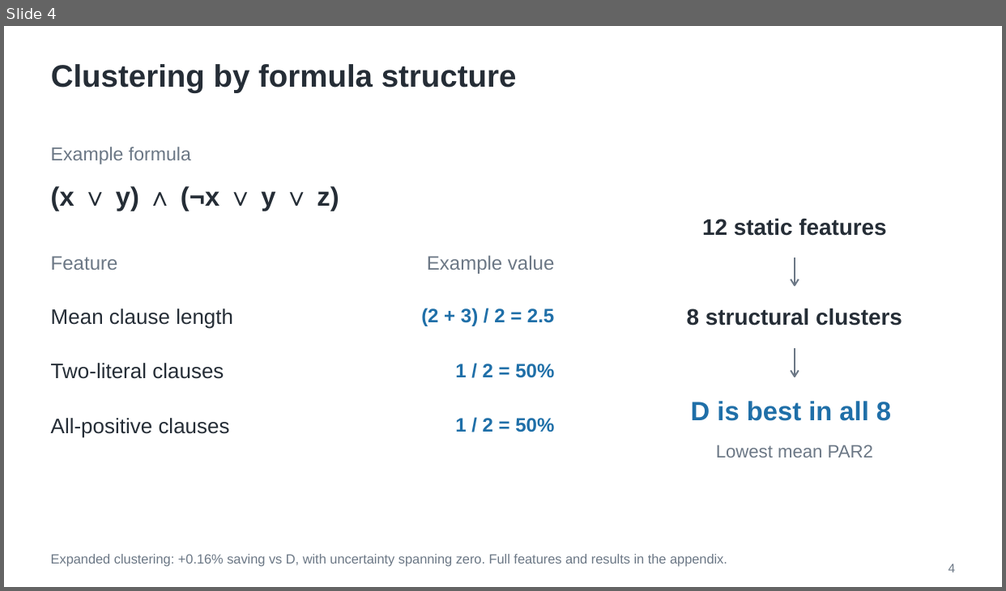
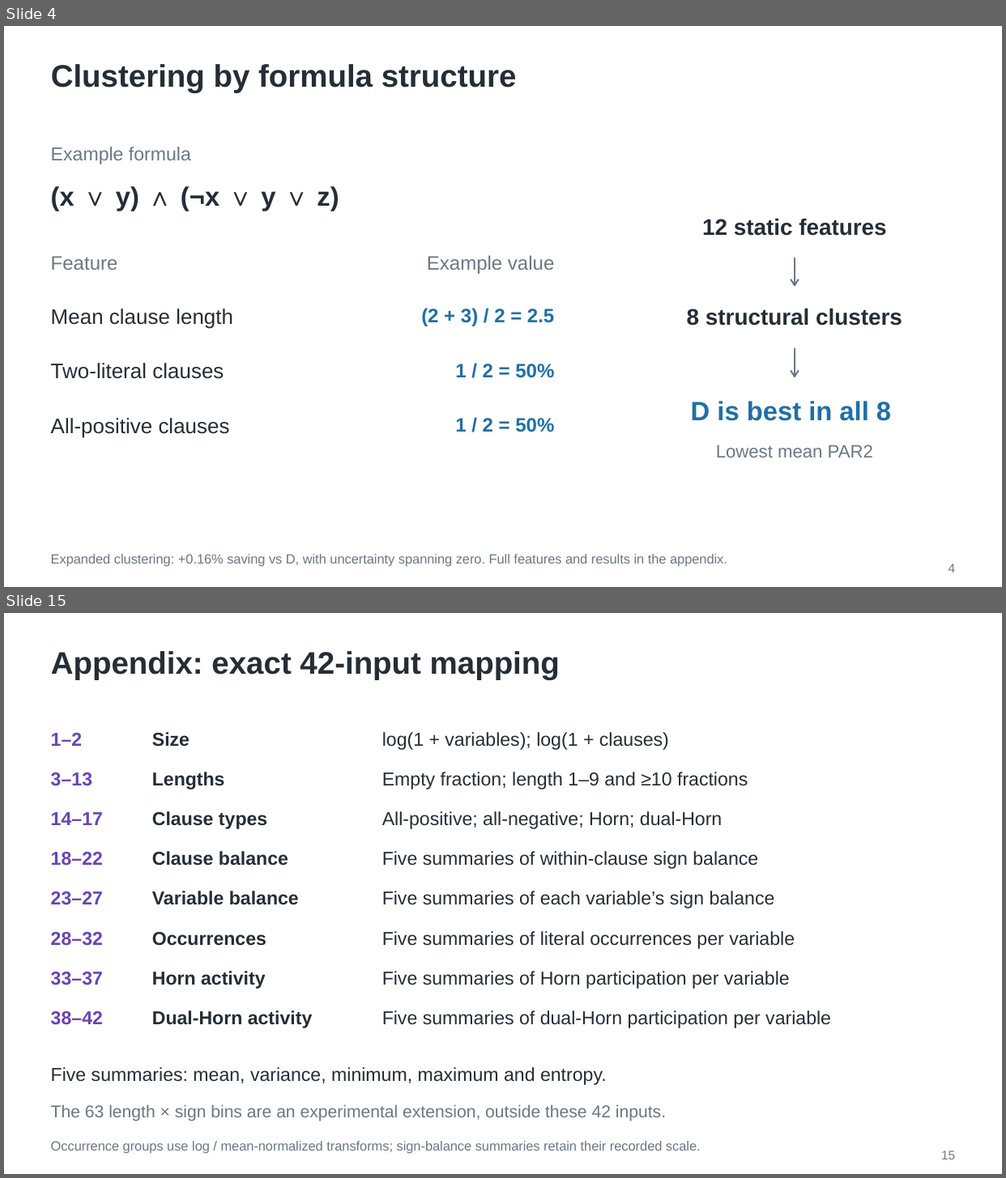
Before and after one commit to Roushelfy/online-tuning-forcephase, a slide deck: presentations/forcephase-20261111/forcephase-results.pptx. Shown one above the other, each under a label of ours: slide 4 before the commit, slides 4 and 15 after it; the slides between them are not shown. The pictures are 1006x591 and 1006x1178 pixels, drawn with LibreOffice and Linux fonts; fonts in the diff are those of the drawing. Boxes give left, top, right and bottom in pixels: in the first picture for what was removed or moved away, otherwise in the second. Text is boxed around its words. In the diff, an @@ line names an element or a change of style, - is before the commit and + after.

Commit message:
Focus presentation on 42-input cost-weighted tree ensemble

```diff
--- a/presentations/forcephase-20261111/forcephase-results.pptx
+++ b/presentations/forcephase-20261111/forcephase-results.pptx
@@ slide 15 added at (x1=4, y1=613, x2=1002, y2=1174), background #FFFFFF @@
@@ text added at (x1=51, y1=651, x2=560, y2=679), 30 pt, text #252D36, bold @@
+Appendix: exact 42-input mapping
@@ text added at (x1=51, y1=733, x2=83, y2=746), 18 pt, text #6A43B8, bold @@
+1–2
@@ text added at (x1=152, y1=732, x2=189, y2=747), 18 pt, text #252D36, bold @@
+Size
@@ text added at (x1=382, y1=732, x2=669, y2=750), 18 pt, text #252D36 @@
+log(1 + variables); log(1 + clauses)
@@ text added at (x1=51, y1=773, x2=92, y2=786), 18 pt, text #6A43B8, bold @@
+3–13
@@ text added at (x1=152, y1=772, x2=225, y2=790), 18 pt, text #252D36, bold @@
+Lengths
@@ text added at (x1=382, y1=772, x2=748, y2=790), 18 pt, text #252D36 @@
+Empty fraction; length 1–9 and ≥10 fractions
@@ text added at (x1=51, y1=812, x2=103, y2=825), 18 pt, text #6A43B8, bold @@
+14–17
@@ text added at (x1=152, y1=811, x2=267, y2=829), 18 pt, text #252D36, bold @@
+Clause types
@@ text added at (x1=382, y1=811, x2=722, y2=829), 18 pt, text #252D36 @@
+All-positive; all-negative; Horn; dual-Horn
@@ text added at (x1=51, y1=852, x2=103, y2=865), 18 pt, text #6A43B8, bold @@
+18–22
@@ text added at (x1=152, y1=851, x2=288, y2=866), 18 pt, text #252D36, bold @@
+Clause balance
@@ text added at (x1=382, y1=851, x2=758, y2=869), 18 pt, text #252D36 @@
+Five summaries of within-clause sign balance
@@ text added at (x1=51, y1=892, x2=103, y2=905), 18 pt, text #6A43B8, bold @@
+23–27
@@ text added at (x1=152, y1=891, x2=299, y2=905), 18 pt, text #252D36, bold @@
+Variable balance
@@ text added at (x1=382, y1=891, x2=775, y2=909), 18 pt, text #252D36 @@
+Five summaries of each variable’s sign balance
@@ text added at (x1=51, y1=932, x2=103, y2=946), 18 pt, text #6A43B8, bold @@
+28–32
@@ text added at (x1=152, y1=932, x2=266, y2=946), 18 pt, text #252D36, bold @@
+Occurrences
@@ text added at (x1=382, y1=931, x2=795, y2=949), 18 pt, text #252D36 @@
+Five summaries of literal occurrences per variable
@@ text added at (x1=51, y1=972, x2=103, y2=986), 18 pt, text #6A43B8, bold @@
+33–37
@@ text added at (x1=152, y1=971, x2=266, y2=989), 18 pt, text #252D36, bold @@
+Horn activity
@@ text added at (x1=382, y1=971, x2=790, y2=989), 18 pt, text #252D36 @@
+Five summaries of Horn participation per variable
@@ text added at (x1=51, y1=1012, x2=103, y2=1025), 18 pt, text #6A43B8, bold @@
+38–42
@@ text added at (x1=152, y1=1011, x2=313, y2=1029), 18 pt, text #252D36, bold @@
+Dual-Horn activity
@@ text added at (x1=382, y1=1011, x2=831, y2=1029), 18 pt, text #252D36 @@
+Five summaries of dual-Horn participation per variable
@@ text added at (x1=51, y1=1067, x2=607, y2=1085), 18 pt, text #252D36 @@
+Five summaries: mean, variance, minimum, maximum and entropy.
@@ text added at (x1=51, y1=1105, x2=666, y2=1122), 16.5 pt, text #6B7785 @@
+The 63 length × sign bins are an experimental extension, outside these 42 inputs.
@@ text added at (x1=51, y1=1141, x2=701, y2=1153), 12.8 pt, text #6B7785 @@
+Occurrence groups use log / mean-normalized transforms; sign-balance summaries retain their recorded scale.
@@ text added at (x1=941, y1=1151, x2=955, y2=1160), 12 pt, text #6B7785 @@
+15
```
Also in this commit, not shown: 11 slides changed, 1 other slide added, 20 other files.
